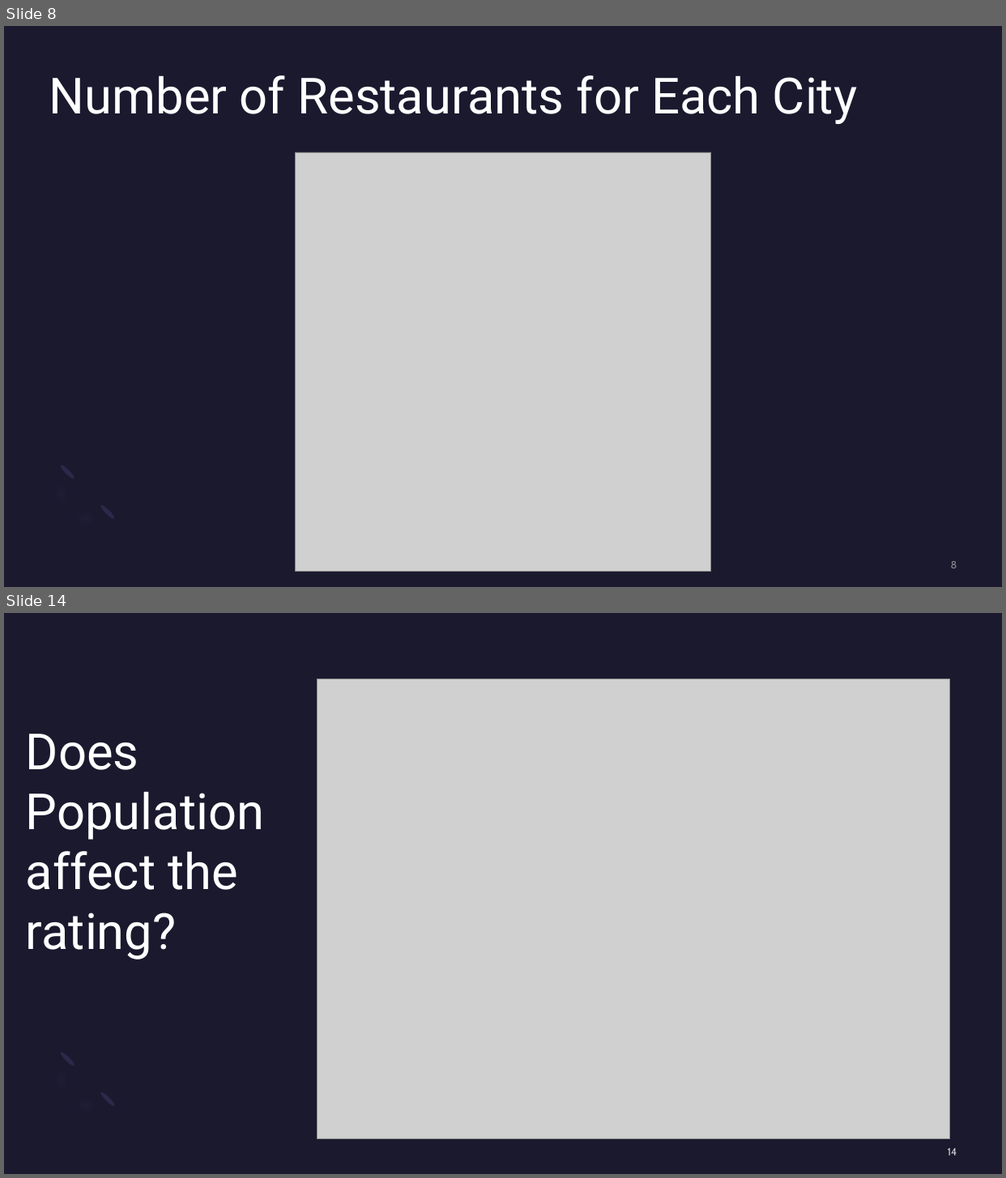
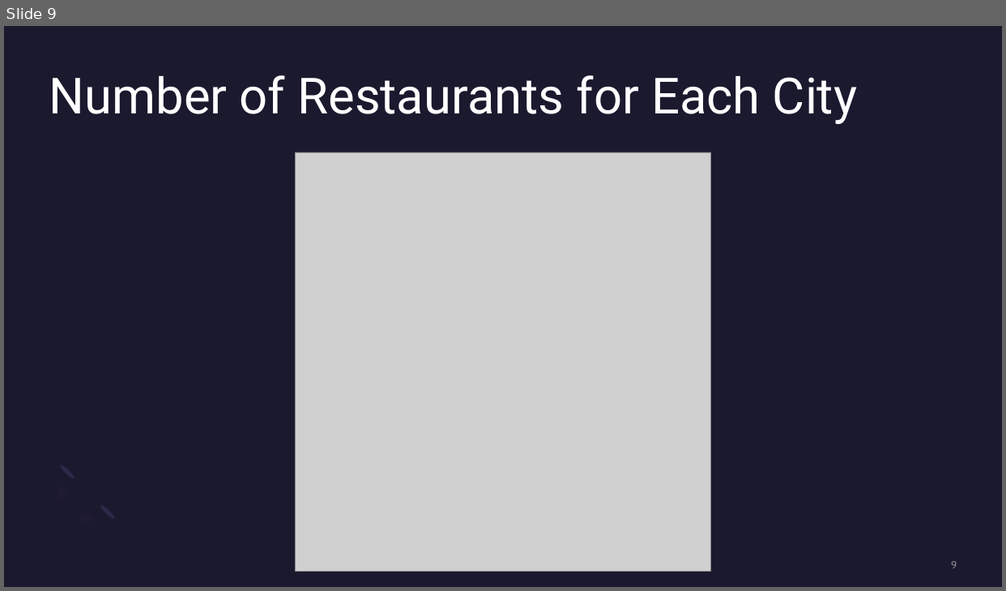
Before and after one commit to mward95/Restaurant_API, a slide deck: Sanjay Dabra/Presentation1.pptx. Shown one above the other, each under a label of ours: slides 8 and 14 before the commit, slide 9 after it; the slides between them are not shown. The pictures are 1006x1178 and 1006x591 pixels, drawn with LibreOffice and Linux fonts; fonts in the diff are those of the drawing; grey boxes stand for pictures. Boxes give left, top, right and bottom in pixels: in the first picture for what was removed or moved away, otherwise in the second. Text is boxed around its words. In the diff, an @@ line names an element or a change of style, - is before the commit and + after.

```diff
--- a/Sanjay Dabra/Presentation1.pptx
+++ b/Sanjay Dabra/Presentation1.pptx
@@ slide 14 removed at (4, 613, 1002, 1174), background #1B192E; not listed: 3 template elements that a slide beside it also shows @@
@@ picture removed at (317, 679, 950, 1139) @@
@@ title removed at (26, 734, 265, 960) @@
-Does Population affect the rating?
@@ page number removed at (948, 1148, 957, 1156) @@
-14
@@ what was slide 8 is now slide 9 @@
@@ page number at (951, 561, 957, 569): text changed @@
-8
+9
```
Also in this commit, not shown: 7 slides changed, 4 slides added, 2 other slides removed.
